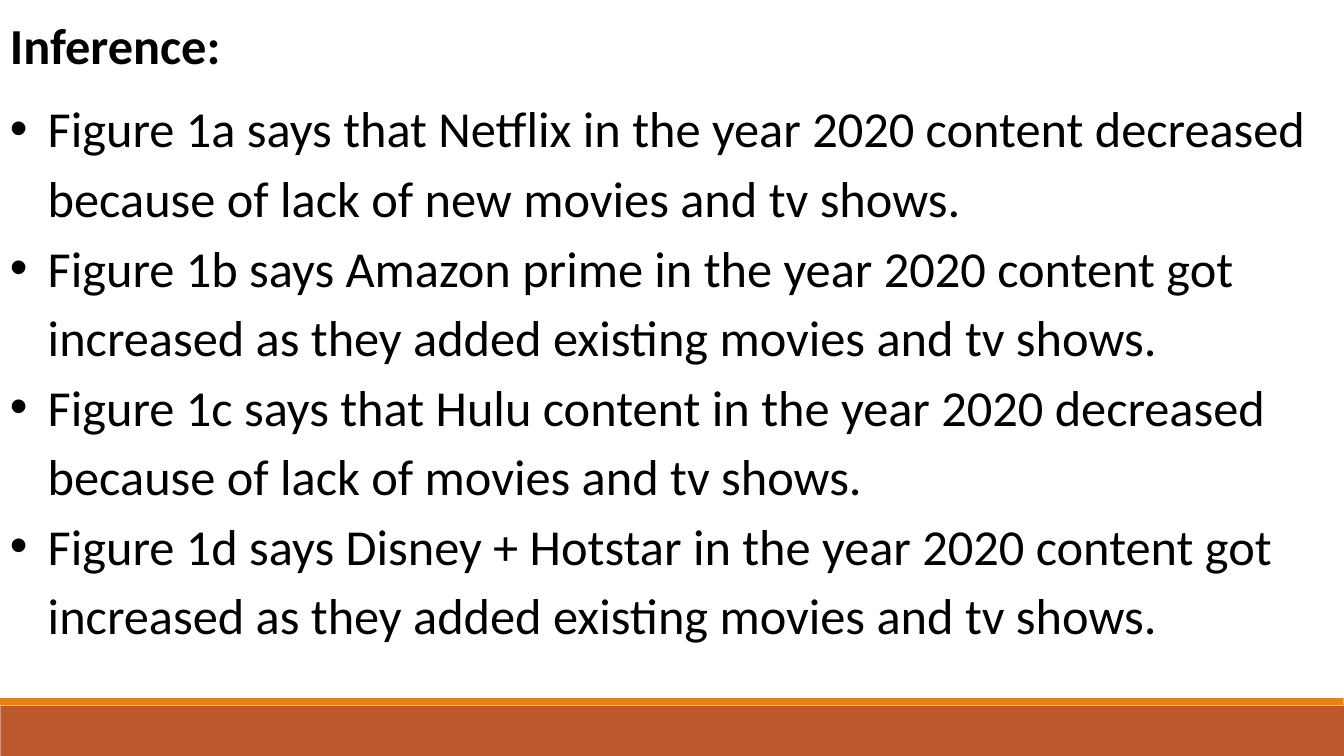
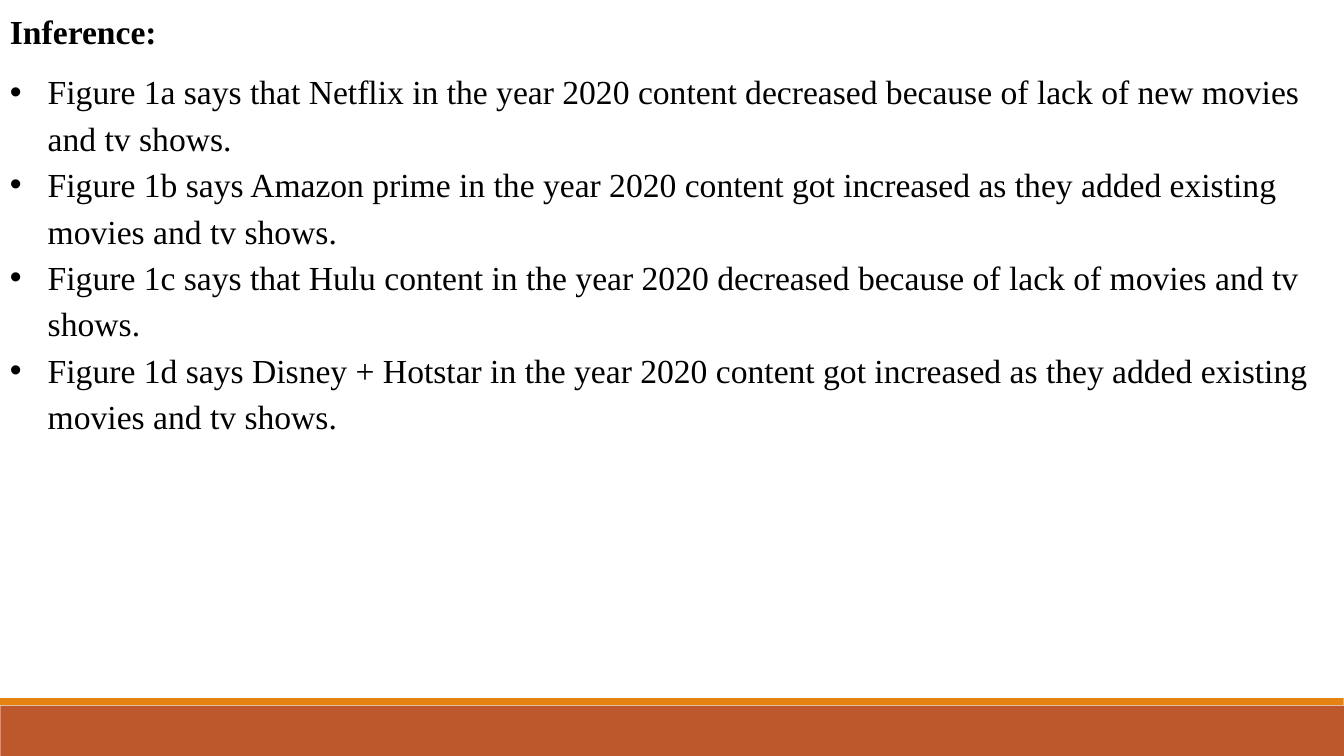
Before and after one commit to Yajas2913/Data-analysis-on-OTT-Platform, a slide deck: slide 10 of EDA_ppt.pptx (slide 7 before the commit). Drawn at 1344x756 pixels with LibreOffice and Linux fonts; fonts in the diff are those of the drawing. Boxes give left, top, right and bottom in pixels: in the first picture for what was removed or moved away, otherwise in the second. Text is boxed around its words. In the diff, an @@ line names an element or a change of style, - is before the commit and + after.

```diff
--- a/EDA_ppt.pptx
+++ b/EDA_ppt.pptx
@@ text "Inference:" at box(10, 20, 1307, 430): size 36 to 24 pt, font Calibri to Times New Roman @@
```
Also in this commit, not shown: 13 other slides changed, 3 slides added, 10 other files.
